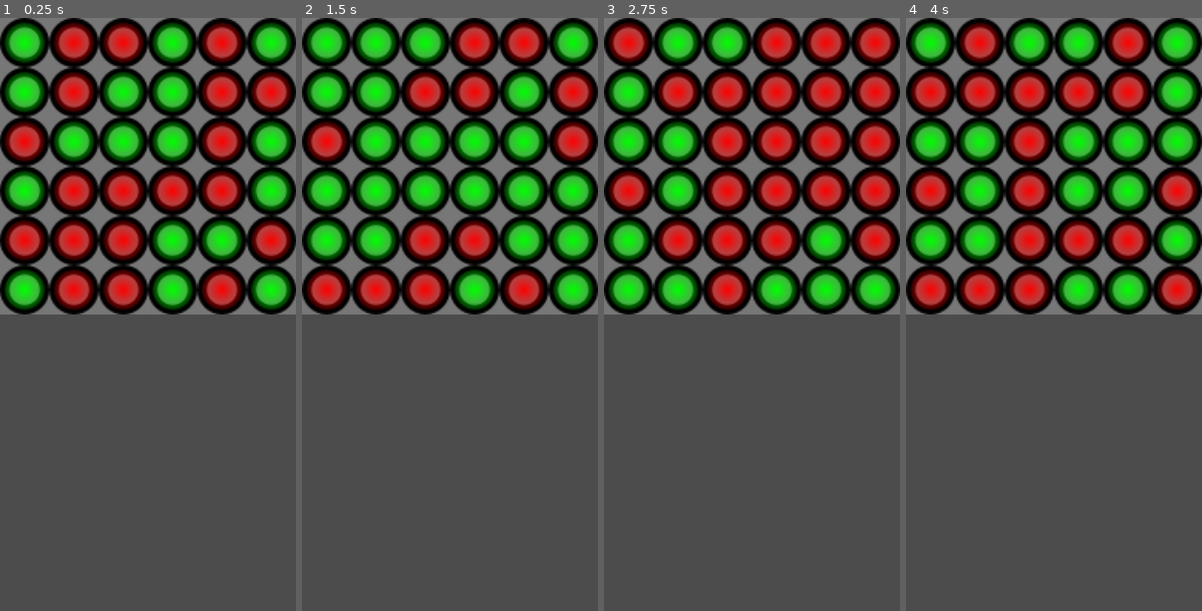
Above: before the commit, frames 1-4 (left to right).
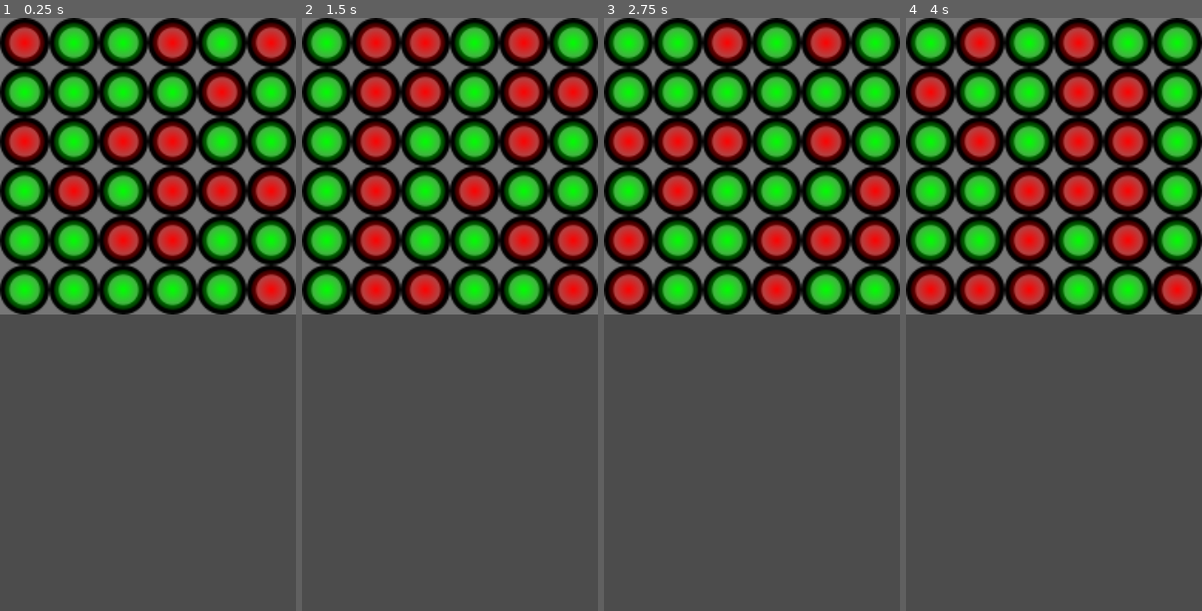
Above: after the commit, the same moments.

Repository: Jjony-dev/All-LEDS-Green
Game: Godot game, scene res://Board/Board.tscn
The game is run twice, just before and just after one commit, with the same random seed, the same clock (stepped at 60 frames per second) and the same inputs.
Inputs:
- Up to frame 1 (0.25 s): no input
- Up to frame 2 (1.5 s): no input
- Up to frame 3 (2.75 s): no input
- Up to frame 4 (4 s): tap Enter at 3.5 s

The runs differ from the first frame. In frame 1, 15% of the frame differs, in the area x 1-99%, y 0-50%; in frame 2, 14%; in frame 3, 18%; in frame 4, 9.3%.

Commit message:
Agregada logica del funcionamiento del tablero

Diff:
--- a/Board/Board.gd
+++ b/Board/Board.gd
@@ -5,9 +5,12 @@
 export (int) var board_px_size : = 256
 var scale_factor : float = 1.0
 var positions : Array = []
+var random : RandomNumberGenerator
 
 
 func _ready():
+	random = RandomNumberGenerator.new()
+	random.seed = 12345
 	scale_factor = board_px_size / float(board_size)
 	$ColorRect.rect_size = Vector2(board_px_size, board_px_size)
 	init_board()
@@ -21,10 +24,37 @@
 			piece.scale *= scale_factor / piece.get_size()
 			piece.set_board_pos(Vector2(r, c))
 			if piece.connect("piece_pressed", self, "_Piece_on_Board_pressed"):
-				print_debug("error connetion -> signal: pressed")
+				print_debug("error connetion -> signal: piece_pressed")
 			positions[r].append(piece)
 			add_child(positions[r][c])
+	start_match()
 
 
+func start_match() -> void:
+	var iterations = 100 + random.randi() % 100 * pow(board_size,2)
+	for i in iterations:
+		var random_positon := Vector2(random.randi() % board_size,
+				random.randi() % board_size)
+		positions[random_positon.x][random_positon.y]._on_Piece_pressed()
+
+func switch_neighbors(_piece : Node2D) -> void:
+	var neighbor_pos : Vector2 = _piece.get_board_pos() + Vector2.UP
+	if is_board_position(neighbor_pos):
+		positions[neighbor_pos.x][neighbor_pos.y].switch_LED()
+	neighbor_pos = _piece.get_board_pos() + Vector2.DOWN
+	if is_board_position(neighbor_pos):
+		positions[neighbor_pos.x][neighbor_pos.y].switch_LED()
+	neighbor_pos = _piece.get_board_pos() + Vector2.LEFT
+	if is_board_position(neighbor_pos):
+		positions[neighbor_pos.x][neighbor_pos.y].switch_LED()
+	neighbor_pos = _piece.get_board_pos() + Vector2.RIGHT
+	if is_board_position(neighbor_pos):
+		positions[neighbor_pos.x][neighbor_pos.y].switch_LED()
+
+
+func is_board_position(_position : Vector2) -> bool:
+	return _position.x >= 0 and _position.x < board_size and _position.y >= 0 and _position.y < board_size
+
 func _Piece_on_Board_pressed(_piece : Node2D) -> void:
+	switch_neighbors(_piece)
 	print(_piece.get_board_pos())
--- a/Piece/Piece.gd
+++ b/Piece/Piece.gd
@@ -5,7 +5,7 @@
 export (Color) var color_default : = Color.white
 export (Color) var color_on : = Color.green
 export (Color) var color_off : = Color.red
-var on : bool = true
+var on : bool = true setget set_on, is_on
 onready var anim_color_time : = $ColorAnim
 
 func _ready():
@@ -13,14 +13,21 @@
 	random_color_anim(3)
 
 
+func set_on(_on : bool) -> void:
+	on = _on
+	if on:
+		modulate = color_on
+	else:
+		modulate = color_off
+
+
+func is_on() -> bool:
+	return on
+
+
 #Switch between on/off
 func switch_LED() -> void:
-	if on:
-		modulate = color_off
-		on = false
-	else:
-		modulate = color_on
-		on = true
+	set_on(!on)
 
 
 #Change color piece randomly (not change var on)
@@ -38,6 +45,7 @@
 				modulate = color_off
 	if connect("pressed", self, "_on_Piece_pressed"):
 		print_debug("error connetion -> signal: pressed")
+	set_on(is_on())
 
 
 func set_board_pos(board_pos : Vector2) -> void:
@@ -51,6 +59,7 @@
 func get_size() -> float:
 	return normal.get_size().x
 
+
 #Change Piece color when is pressed
 func _on_Piece_pressed():
 	switch_LED()
--- a/Piece/Piece.tscn
+++ b/Piece/Piece.tscn
@@ -9,9 +9,10 @@
 [node name="Piece" type="TouchScreenButton"]
 normal = ExtResource( 1 )
 shape = SubResource( 1 )
+shape_visible = false
 passby_press = true
 script = ExtResource( 2 )
 
 [node name="ColorAnim" type="Timer" parent="."]
-wait_time = 0.1
+wait_time = 0.2
 [connection signal="pressed" from="." to="." method="_on_Piece_pressed"]
